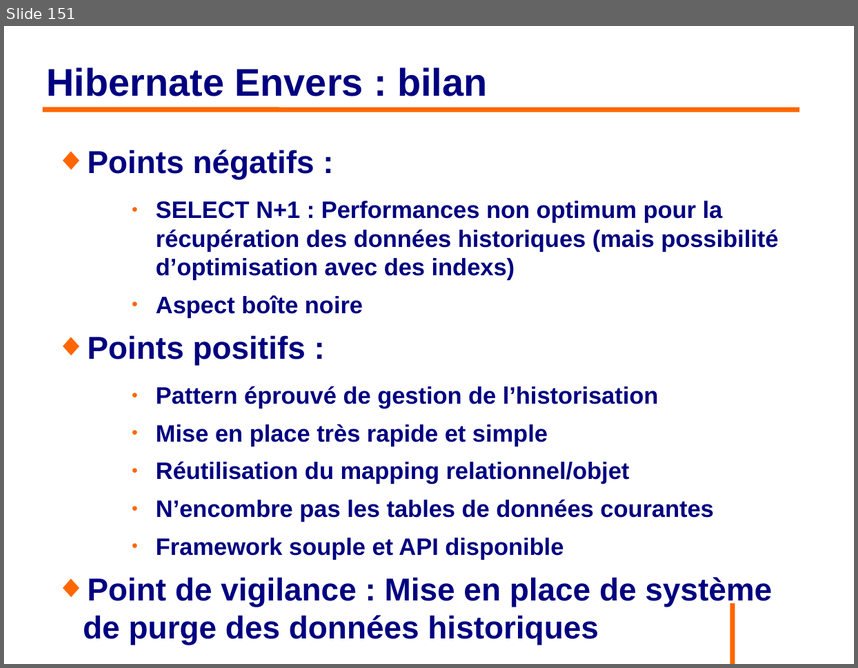
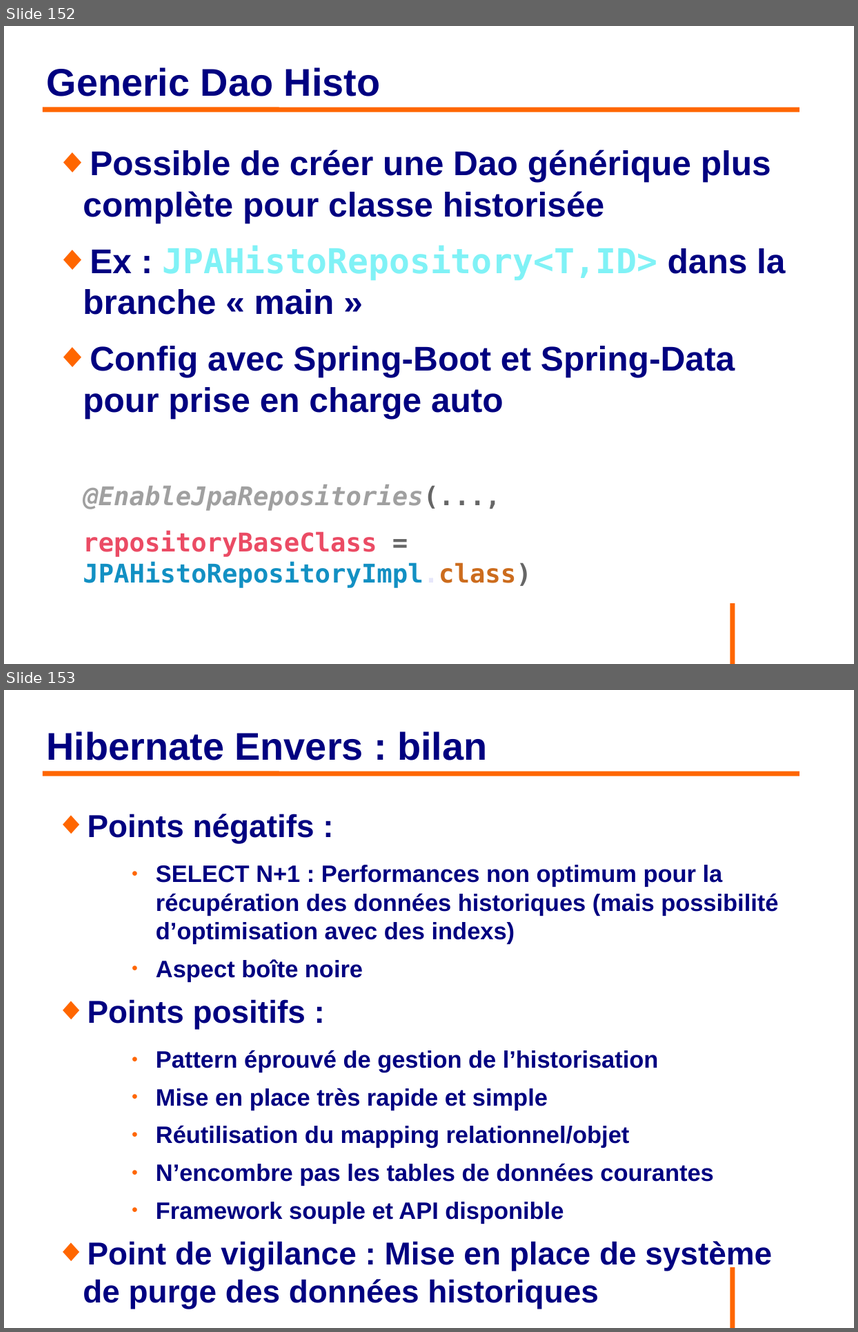
Before and after one commit to philphils/formation-hibernate-avancee, a slide deck: Documentation/diapo_formation_hibernate_avancee.odp. Shown one above the other, each under a label of ours: slide 151 before the commit, slides 152 and 153 after it. The pictures are 858x668 and 858x1332 pixels, drawn with LibreOffice and Linux fonts; fonts in the diff are those of the drawing; background and template pictures are left out. Boxes give left, top, right and bottom in pixels: in the first picture for what was removed or moved away, otherwise in the second. Text is boxed around its words. In the diff, an @@ line names an element or a change of style, - is before the commit and + after.

```diff
--- a/Documentation/diapo_formation_hibernate_avancee.odp
+++ b/Documentation/diapo_formation_hibernate_avancee.odp
@@ slide 152 added at bbox=[4, 26, 854, 664], background #FFFFFF; not listed: 1 template element that a slide beside it also shows @@
@@ title added at bbox=[47, 67, 381, 96], 36 pt, text #000080, bold @@
+Generic Dao Histo
@@ line added from (43, 109) to (800, 109), #FF6600 4.54 pt @@
@@ text added at bbox=[83, 150, 785, 588], 32 pt, text #000080, bold @@
+◆ Possible de créer une Dao générique plus complète pour classe historisée
+◆ Ex : JPAHistoRepository<T,ID> dans la branche « main »
+◆ Config avec Spring-Boot et Spring-Data pour prise en charge auto
+@EnableJpaRepositories(...,
+repositoryBaseClass = JPAHistoRepositoryImpl.class)
@@ what was slide 151 is now slide 153 @@
```
Also in this commit, not shown: 9 slides changed, 1 other slide added.
